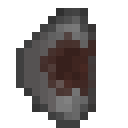
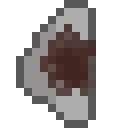
Layered file, before and after one edit (128x128). Changes by layer:
renamed "Ebene 10" to "hair_shadows", hid it, painted on it over [16, 0, 96, 128]
removed layer "Ebene 9" over [56, 48, 80, 80]
removed layer "Ebene 8" over [16, 0, 96, 128]
renamed "Ebene 6" to "hair_base", opacity 77% → 100%, painted on it over [40, 24, 96, 96]
added layer "Ebene 6" above "outline" over [16, 0, 96, 128]
added layer "outline" above "Ebene 3" over [16, 0, 96, 128]
moved "Ebene 3" above "Ebene 4", painted on it over [40, 40, 96, 96]
removed layer "Ebene 11" over [16, 24, 80, 128]
removed layer "Ebene 2" over [24, 8, 96, 128]
removed layer "bg" over [16, 8, 96, 128]
painted on "Ebene 4" over [16, 0, 96, 128]
added layer "shoulders" above "Ebene 7" over [56, 8, 88, 120]
moved "Ebene 7" above "back", painted on it over [16, 0, 96, 128]
added layer "back" above "background" over [24, 24, 56, 104]
